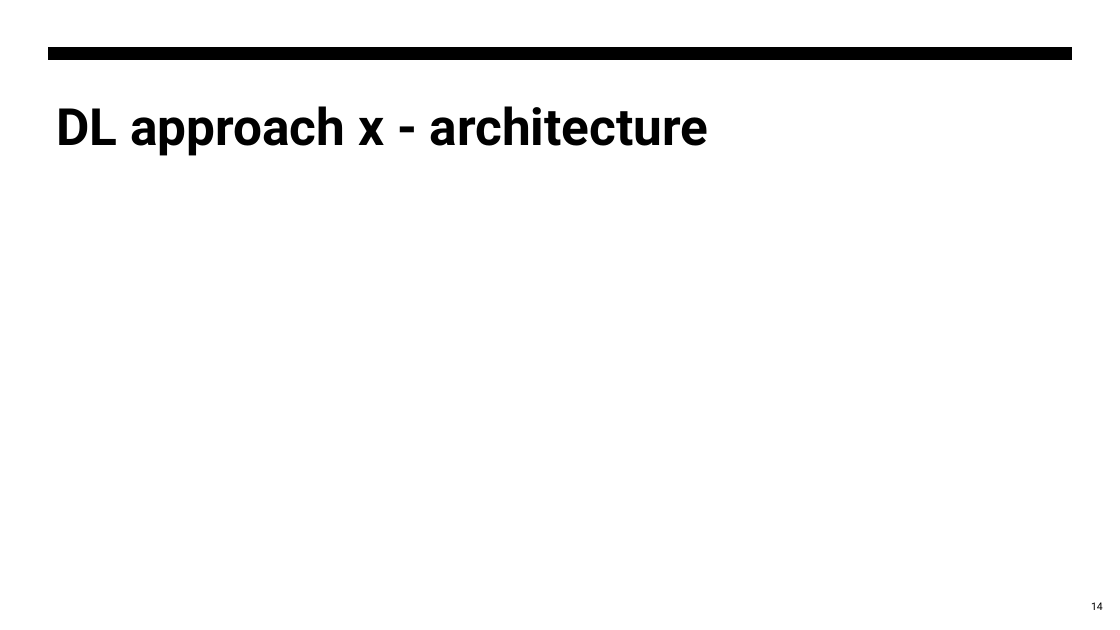
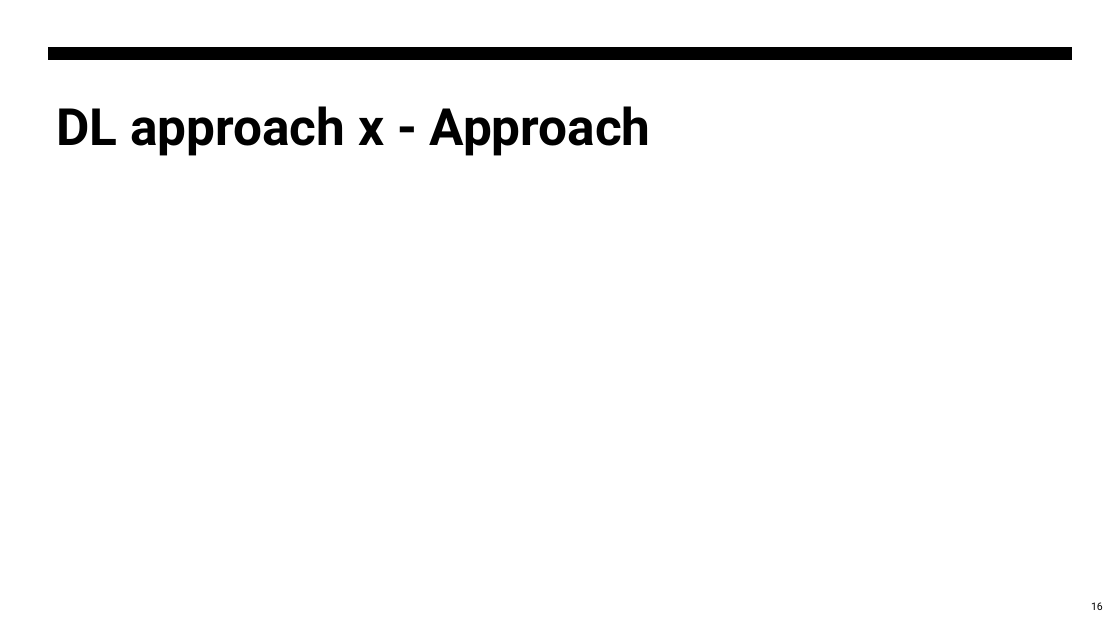
Before and after one commit to abdelazizSalah/Study_Project, a slide deck: slide 16 of Assignment6/Final_presentation.pptx (slide 14 before the commit). Drawn at 1120x630 pixels with LibreOffice and Linux fonts; fonts in the diff are those of the drawing. Boxes give left, top, right and bottom in pixels: in the first picture for what was removed or moved away, otherwise in the second. Text is boxed around its words. In the diff, an @@ line names an element or a change of style, - is before the commit and + after.

```diff
--- a/Assignment6/Final_presentation.pptx
+++ b/Assignment6/Final_presentation.pptx
@@ title at (56,106,651,156): text changed @@
-DL approach x - architecture
+DL approach x - Approach
@@ page number at (1091,602,1103,610): text changed @@
-14
+16
```
Also in this commit, not shown: 6 other slides changed, 13 slides added, 1 slide removed, 2 other files.
